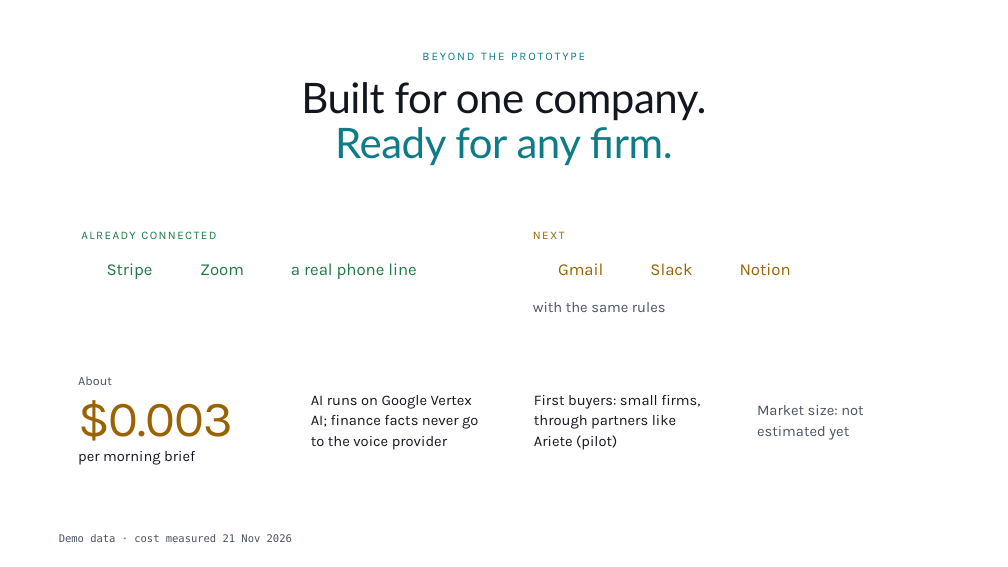
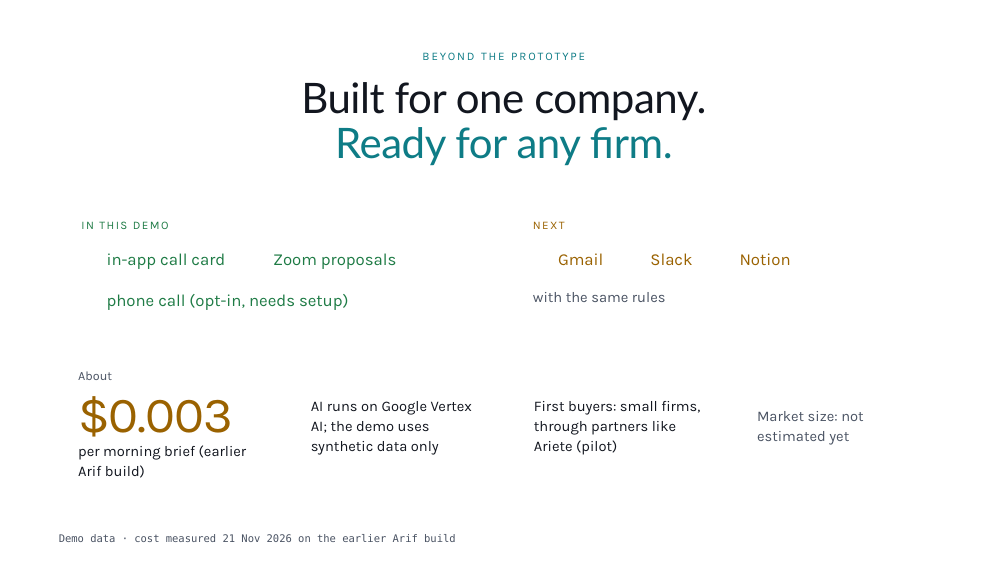
Before and after one commit to fakrulislam0085/GDG-Torino-AGENTHON-Jarvis, a slide deck: slide 6 of pitch/agenthon-deck/Jarvis AGENTHON A.pptx. Drawn at 1008x567 pixels with LibreOffice and Linux fonts; fonts in the diff are those of the drawing; background and template pictures are left out. Boxes give left, top, right and bottom in pixels: in the first picture for what was removed or moved away, otherwise in the second. Text is boxed around its words. In the diff, an @@ line names an element or a change of style, - is before the commit and + after.

```diff
--- a/pitch/agenthon-deck/Jarvis AGENTHON A.pptx
+++ b/pitch/agenthon-deck/Jarvis AGENTHON A.pptx
@@ text at <box>81,221,169,229</box>: text changed @@
-ALREADY CONNECTED
+IN THIS DEMO
@@ text at <box>107,253,225,269</box>: text changed @@
-Stripe
+in-app call card
@@ text at <box>273,253,396,269</box>: text changed @@
-Zoom
+Zoom proposals
@@ text at <box>107,294,349,310</box>: text changed @@
-a real phone line
+phone call (opt-in, needs setup)
@@ 5 texts: place and size @@
-5 texts at <box>533,231,791,312</box>
+5 texts at <box>533,221,791,302</box>
@@ text "About": place and size @@
-text "About" at <box>78,376,112,385</box>
+text "About" at <box>78,371,112,380</box>
@@ text "$0.003": place and size @@
-text "$0.003" at <box>78,400,233,441</box>
+text "$0.003" at <box>78,396,233,437</box>
@@ text at <box>311,401,472,455</box>: text changed @@
-AI runs on Google Vertex
-AI; finance facts never go
-to the voice provider
+AI runs on Google Vertex
+AI; the demo uses
+synthetic data only
@@ text "First buyers: small firms, through ...": place and size @@
-text "First buyers: small firms, through ..." at <box>534,395,700,450</box>
+text "First buyers: small firms, through ..." at <box>534,401,700,455</box>
@@ text "Market size: not estimated yet": place and size @@
-text "Market size: not estimated yet" at <box>757,405,863,440</box>
+text "Market size: not estimated yet" at <box>757,411,863,445</box>
@@ text at <box>78,445,247,478</box>: text changed @@
-per morning brief
+per morning brief (earlier
+Arif build)
@@ text at <box>59,534,456,542</box>: text changed @@
-Demo data · cost measured 21 Nov 2026
+Demo data · cost measured 21 Nov 2026 on the earlier Arif build
```
Also in this commit, not shown: 4 other slides changed, 15 other files.
